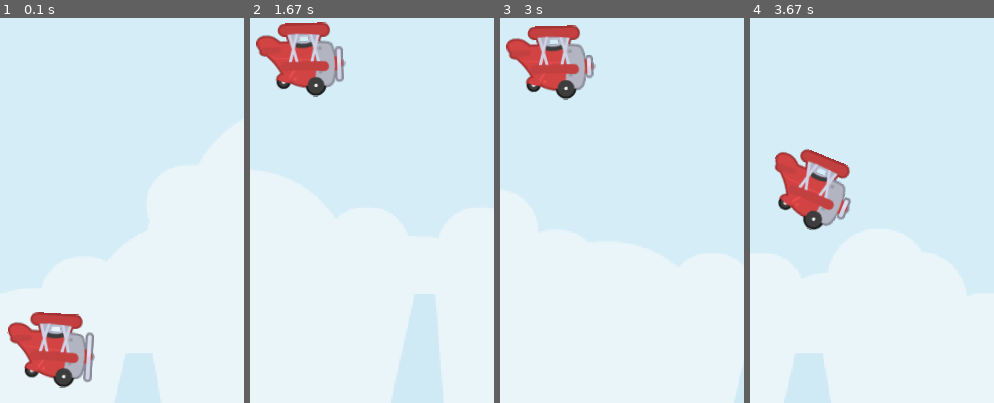
Above: before the commit, frames 1-4 (left to right).
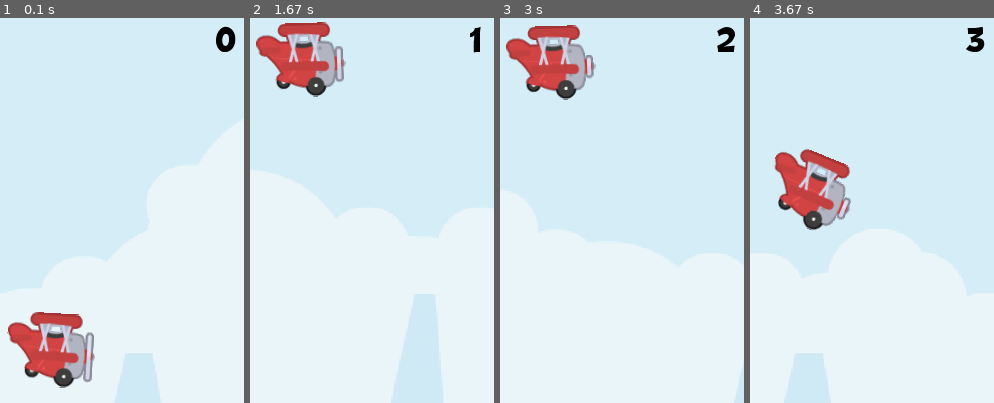
Above: after the commit, the same moments.

Repository: brccabral/Python_Pygame_SideScroller
Game: pygame game, started from code/main.py
Same seed, same stepped clock (60 frames per second), same inputs: the game is played once before the commit and once after it.
Inputs (mouse positions are % of the whole screen's width and height, from its top left):
- Up to frame 1 (0.1 s): no input
- Up to frame 2 (1.67 s): click (50, 48) at 0.38 s; click (51, 55) at 0.72 s; click (19, 33) at 1.05 s
- Up to frame 3 (3 s): click (45, 75) at 2.38 s
- Up to frame 4 (3.67 s): no input
The pictures show only the part of the screen within x 4-54%, y 6-56%; the shares and areas given below are measured in that part.

The runs differ from the first frame. In frame 1, 0.4% of the frame differs, in the area x 88-97%, y 2-9%; in frame 2, 0.2%; in frame 3, 0.3%; in frame 4, 0.3%.

Commit message:
display score

Diff:
--- a/code/main.py
+++ b/code/main.py
@@ -33,15 +33,29 @@
         self.obstacle_timer = pygame.USEREVENT + 1
         pygame.time.set_timer(self.obstacle_timer, 1200)
 
+        # text
+        self.font = pygame.font.Font("graphics/font/BD_Cartoon_Shout.ttf", 30)
+        self.score = 0
+
     def collisions(self):
-        if pygame.sprite.spritecollide(
-            self.plane,
-            self.collision_sprites,
-            dokill=False,
-            collided=pygame.sprite.collide_mask,
-        ) or self.plane.rect.top <= 0:
+        if (
+            pygame.sprite.spritecollide(
+                self.plane,
+                self.collision_sprites,
+                dokill=False,
+                collided=pygame.sprite.collide_mask,
+            )
+            or self.plane.rect.top <= 0
+        ):
             pygame.quit()
             sys.exit()
+
+    def display_score(self):
+        self.score = pygame.time.get_ticks() // 1000
+
+        score_surf = self.font.render(f"{self.score}", True, "black")
+        score_rect = score_surf.get_rect(midtop=(WINDOW_WIDTH / 2, WINDOW_HEIGHT / 10))
+        self.display_surface.blit(score_surf, score_rect)
 
     def run(self):
         last_time = time.time()
@@ -71,6 +85,8 @@
             self.collisions()
             self.all_sprites.draw(self.display_surface)
 
+            self.display_score()
+
             pygame.display.update()
             self.clock.tick(FRAMERATE)
 
